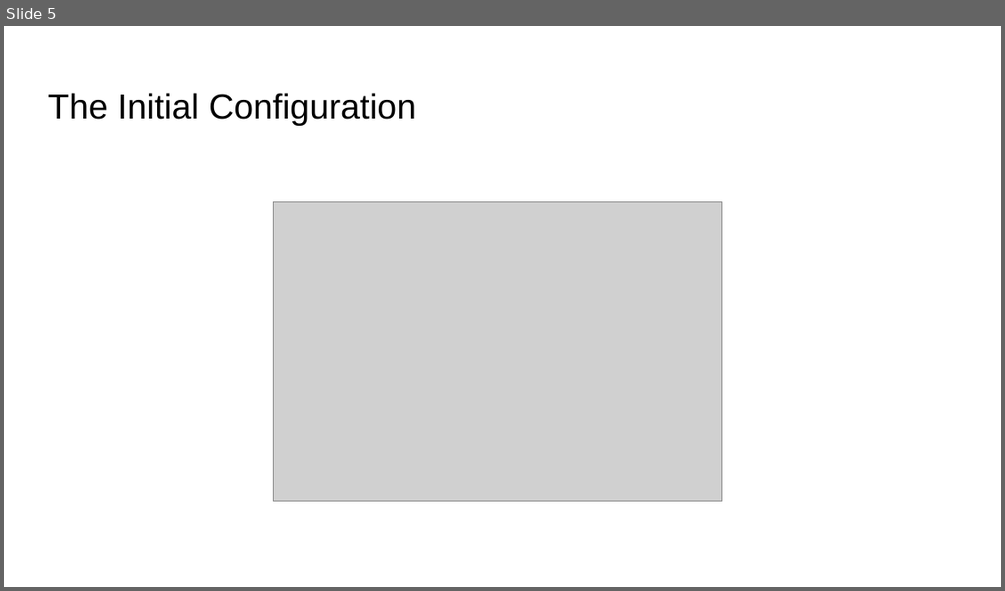
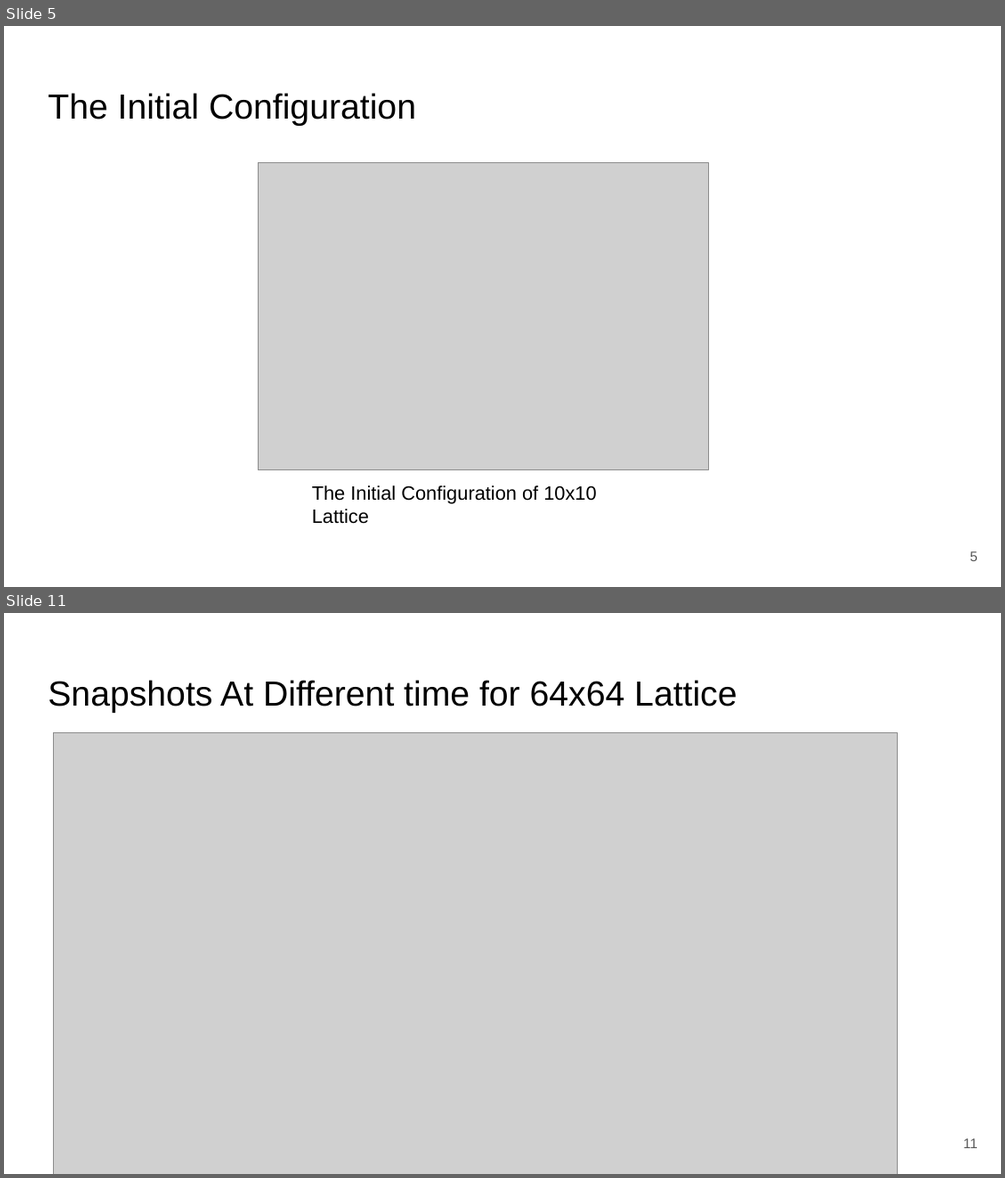
Before and after one commit to DipeshPoudel/MDS-607-MonteCarloMethods, a slide deck: ising_model/MDSDipeshPoudel10/2DIsingModel.pptx. Shown one above the other, each under a label of ours: slide 5 before the commit, slides 5 and 11 after it; the slides between them are not shown. The pictures are 1005x591 and 1005x1178 pixels, drawn with LibreOffice and Linux fonts; fonts in the diff are those of the drawing; grey boxes stand for pictures. Boxes give left, top, right and bottom in pixels: in the first picture for what was removed or moved away, otherwise in the second. Text is boxed around its words. In the diff, an @@ line names an element or a change of style, - is before the commit and + after.

```diff
--- a/ising_model/MDSDipeshPoudel10/2DIsingModel.pptx
+++ b/ising_model/MDSDipeshPoudel10/2DIsingModel.pptx
@@ slide 11 added at bbox=[4, 613, 1001, 1174], background #FFFFFF @@
@@ title added at bbox=[48, 680, 736, 713], 25.2 pt, text #000000 @@
+Snapshots At Different time for 64x64 Lattice
@@ picture added at bbox=[54, 732, 898, 1174] @@
@@ page number added at bbox=[963, 1138, 978, 1148], 10 pt, text #595959 @@
+11
@@ slide 5 changed as well @@
@@ picture: place and size @@
-picture at bbox=[273, 202, 721, 501]
+picture at bbox=[259, 162, 709, 471]
@@ text added at bbox=[312, 485, 596, 524], 14 pt, text #000000 @@
+The Initial Configuration of 10x10 Lattice
@@ page number added at bbox=[970, 551, 978, 561], 10 pt, text #595959 @@
+5
```
Also in this commit, not shown: 6 other slides changed, 6 other slides added, 2 slides removed, 12 other files.
